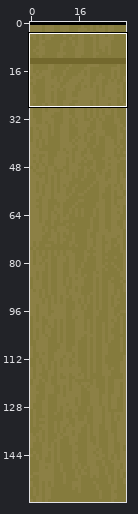
Two versions of one pixel-art file, dev/info-panel-5.aseprite. The first picture is a wide view before the edit; the outline marks the close-up.
Close-up. Old version:
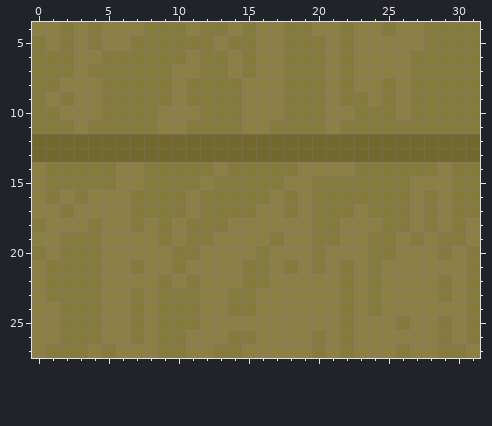
32x160 pixels, 1 frame. Shown: x 0..31, y 4..27.
Now the later version:
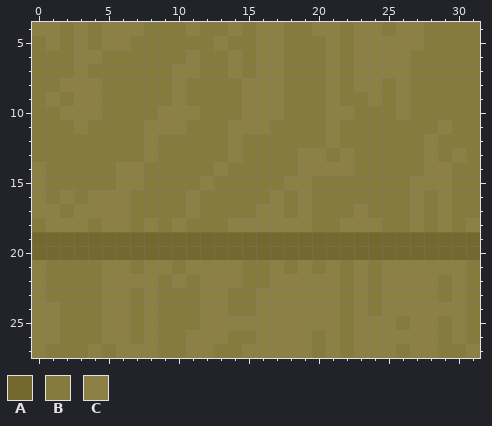
Palette (. is transparent): A #73682d  B #857b3d  C #8c8045
The edit:
Layer "Top":
Colour B gives way to colour A in row 19 at x 2 to 4, 9, 11 to 12, 17, 20 to 21, 24 to 25, 27 and 29 to 30; in row 20 at x 0, 2 to 4, 10 to 11, 16, 20, 24 to 25, 29 and 31.
Colour C gives way to colour A in row 19 at x 0 to 1, 5 to 8, 10, 13 to 16, 18 to 19, 22 to 23, 26, 28 and 31; in row 20 at x 1, 5 to 9, 12 to 15, 17 to 19, 21 to 23, 26 to 28 and 30.
Colour A gives way to colour B in row 12 at x 0 to 7, 9 to 13, 15 to 20, 22 to 27 and 29 to 31; in row 13 at x 0 to 7, 9 to 13, 15 to 18, 21, 23 to 27, 29 and 31.
Colour A gives way to colour C in row 12 at x 8, 14, 21 and 28; in row 13 at x 8, 14, 19 to 20, 22, 28 and 30.
Colour B gives way to colour C in row 11 at x 8, 14 and 29; in row 14 at x 28.
Changed places in both close-ups, as pixel boxes (x1, y1, x2, y2):
changed: (32, 120, 480, 176)
changed: (32, 232, 480, 260)
